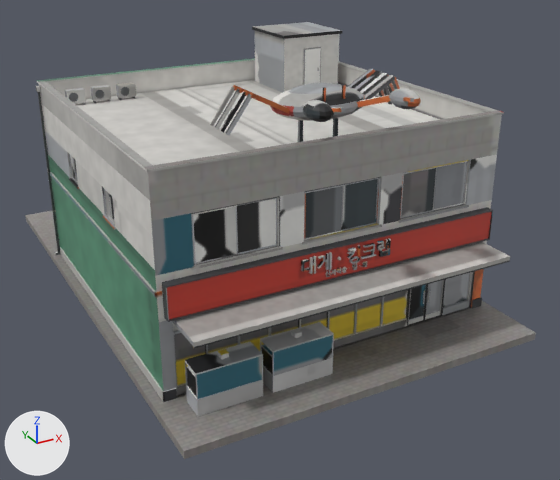
One commit to the FBX model cs2_ilsan/CS2Assets/IlsanCrab01/IlsanCrab01_LOD1.fbx: the scene before it, then after it.
Before and after are seen from a 50 mm lens placed at (-15.16, -31.65, 16.73), pointed at (1.05, -2.17, 1.99). The axes (+X, +Y, +Z) are drawn at lower left. The lights are the same throughout. The older version comes first. Where no turn or scale is listed for an object, it has been applied to the vertices.

The first picture shows 'IlsanCrab01_LOD1'.
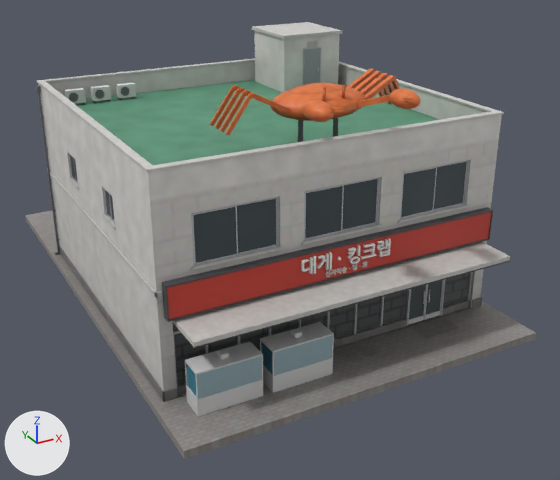
Changed parts and their boxes (x1, y1, x2, y2) in the pictures (560 x 480 px):
```json
{"part": 1, "of": "me_ilsancrab01_lod1", "change": "reshaped", "before": [309, 239, 387, 277], "after": [301, 238, 391, 277]}
{"part": 2, "of": "me_ilsancrab01_lod1", "change": "surface changed", "before": [36, 22, 510, 417], "after": [36, 22, 510, 417]}
```

Edits to the scene script, one JSON object a line:
```json
{"block": "me_ilsancrab01_lod1", "where": "# used by ob_ilsancrab01_lod1; location = (0.0, 0.0, 0.0)"}
{"op": "remove", "block": "me_ilsancrab01_lod1", "code": "me_ilsancrab01_lod1.from_pydata(...)  # 4280 vertices, 6851 faces; spans x -7.9..7.9, y -11.9..11.9, z -0.3..10.6"}
{"op": "add", "block": "me_ilsancrab01_lod1", "code": "me_ilsancrab01_lod1.from_pydata(...)  # 4852 vertices, 7714 faces; spans x -7.9..7.9, y -11.9..11.9, z -0.3..10.6"}
{"block": "me_ilsancrab01_lod1", "change": "me_ilsancrab01_lod1 part 1: 119 vertices moved within x -1.7..1.8, y -9.4..-9.3, z 3.7..4.6; 3 vertices removed from x -1.2..1.6, y -9.4..-9.3, z 4.3; 575 vertices added at x -2.0..2.0, y -9.4..-9.3, z 3.6..4.6"}
{"block": "me_ilsancrab01_lod1", "change": "me_ilsancrab01_lod1 part 2: 5218 kept faces spanning x -7.9..7.9, y -11.9..11.9, z -0.3..10.6 get new texture (UV) coordinates"}
```
